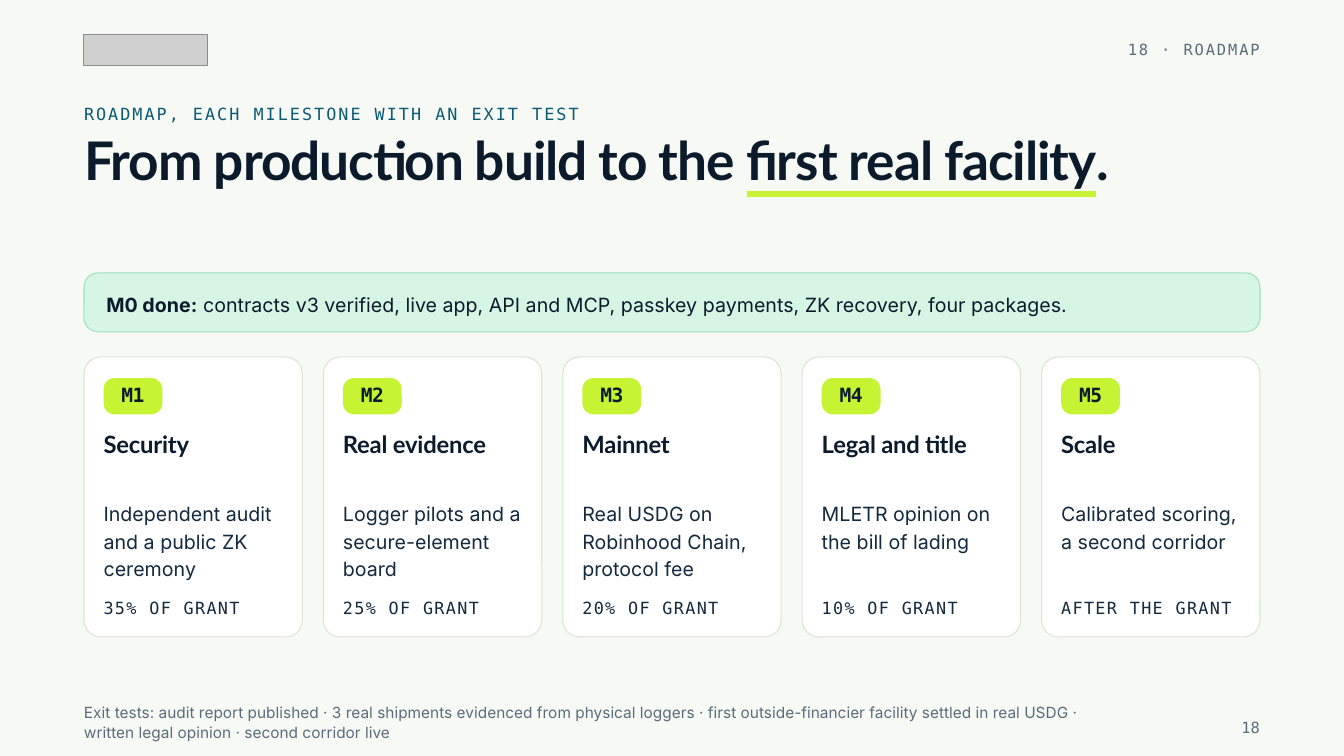
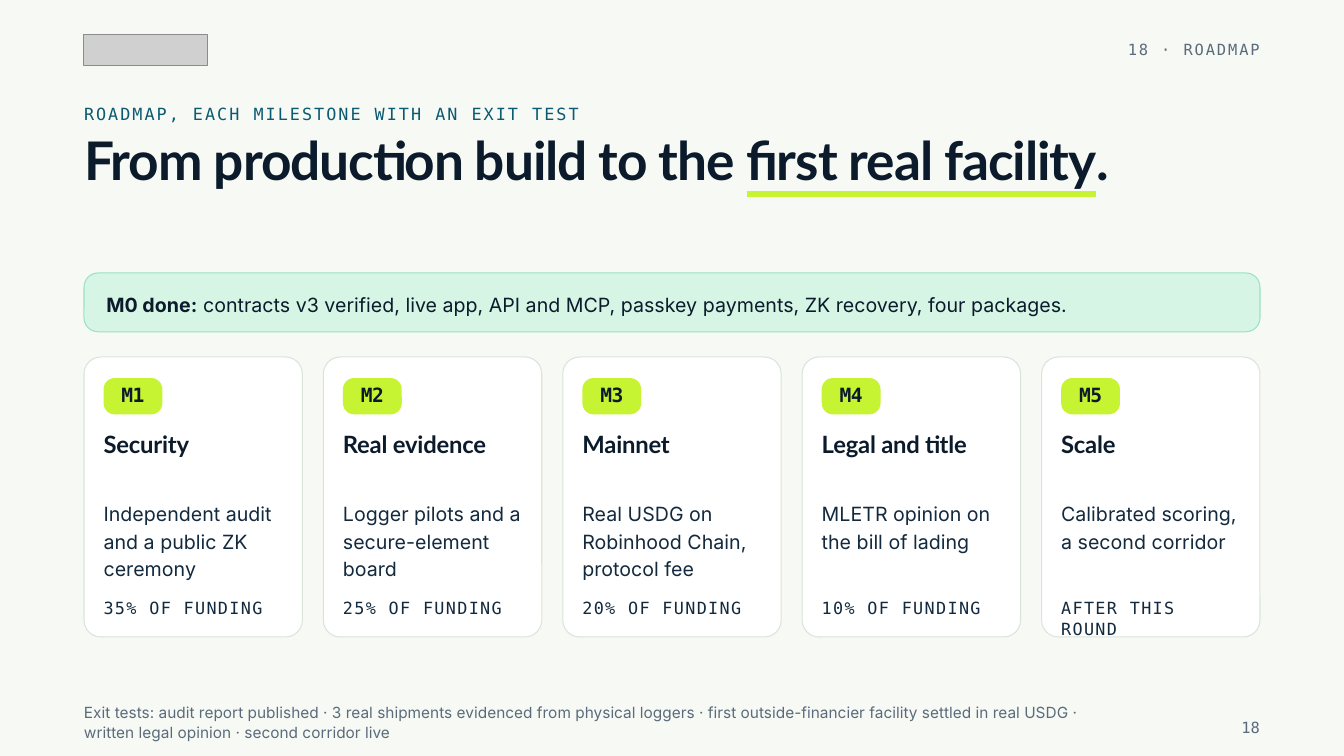
Before and after one commit to LSUDOKO/CargoFlow, a slide deck: slide 18 of docs/pitch/CargoFlow-pitch.pptx. Drawn at 1344x756 pixels with LibreOffice and Linux fonts; fonts in the diff are those of the drawing; grey boxes stand for pictures. Boxes give left, top, right and bottom in pixels: in the first picture for what was removed or moved away, otherwise in the second. Text is boxed around its words. In the diff, an @@ line names an element or a change of style, - is before the commit and + after.

Commit message:
docs(pitch): rebuild the deck for the Robinhood Chain track, funding shown as shares

```diff
--- a/docs/pitch/CargoFlow-pitch.pptx
+++ b/docs/pitch/CargoFlow-pitch.pptx
@@ text at (104, 601, 263, 615): text changed @@
-35% OF GRANT
+35% OF FUNDING
@@ text at (343, 601, 502, 615): text changed @@
-25% OF GRANT
+25% OF FUNDING
@@ text at (582, 601, 741, 615): text changed @@
-20% OF GRANT
+20% OF FUNDING
@@ text at (822, 601, 981, 615): text changed @@
-10% OF GRANT
+10% OF FUNDING
@@ text at (1061, 601, 1174, 636): text changed @@
-AFTER THE GRANT
+AFTER THIS ROUND
```
Also in this commit, not shown: 3 other slides changed, 15 other files.
